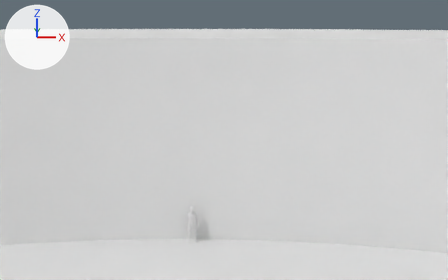
The Blender file pisoTorre.blend, before and after one commit.
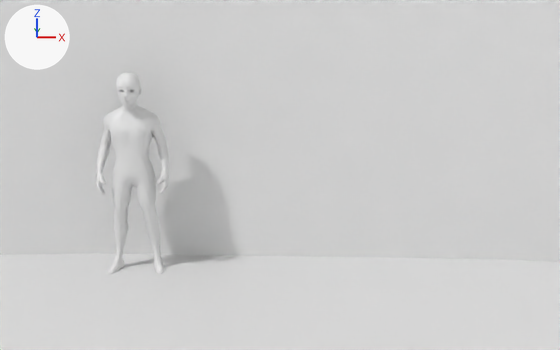
Old and new are each drawn from a 50 mm camera at (5.2, 43.0, 37.8) aimed at (5.1, 140.2, 16.9) and again close up from a 50 mm camera at (4.5, 114.4, 8.6) aimed at (4.4, 137.4, 3.7). Arrows for +X, +Y and +Z are at upper left; the lights stay in place. Materials are left out; every surface is plain grey.

In view in the first close-up: 'Cilindro', 'body'.
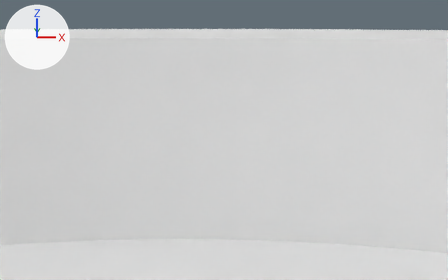
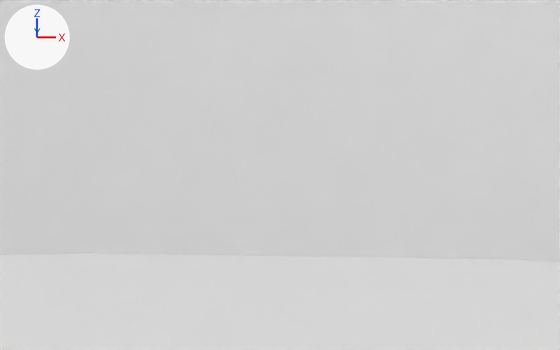
Changed parts and their boxes (x1, y1, x2, y2) in the close-ups (560 x 350 px):
'body', deleted
    before: (96, 73, 169, 274)

Diff of the bpy script that builds the scene:
```diff
--- a/pisoTorre.blend.py
+++ b/pisoTorre.blend.py
@@ ob_body @@
-ob_body = bpy.data.objects.new('body', me_plane)
-ob_body.location = (-0.01, 136.86, 6.44)
-ob_body.rotation_euler = (-0.0189, -0.00164, -0.000793)  # degrees (-1.1, -0.1, -0)
-ob_body.scale = (0.234, 0.234, 0.234)
-_m = ob_body.modifiers.new('Subsurf', 'SUBSURF')
-_m.levels = 0
-_m.render_levels = 0
```
